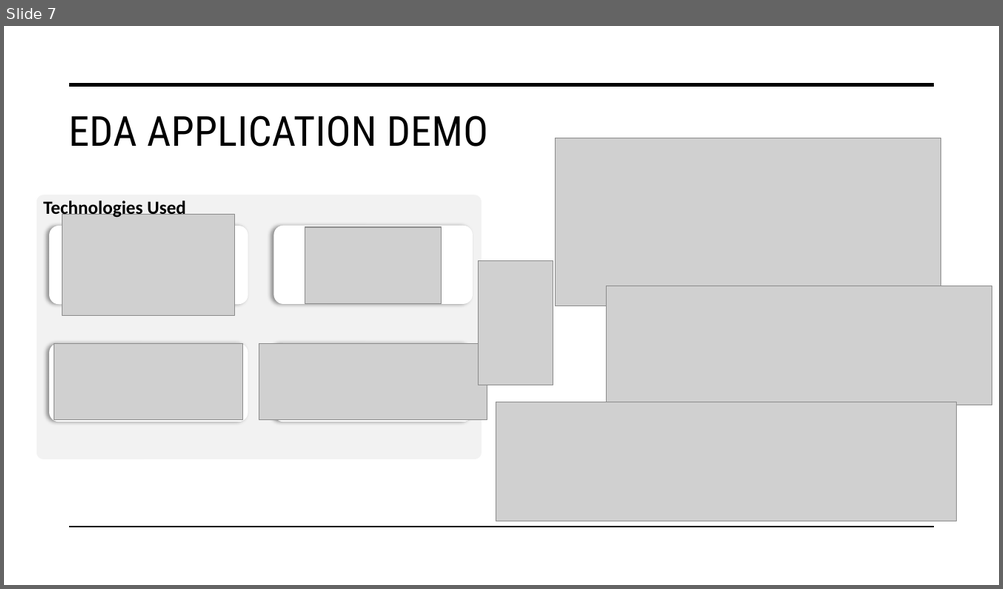
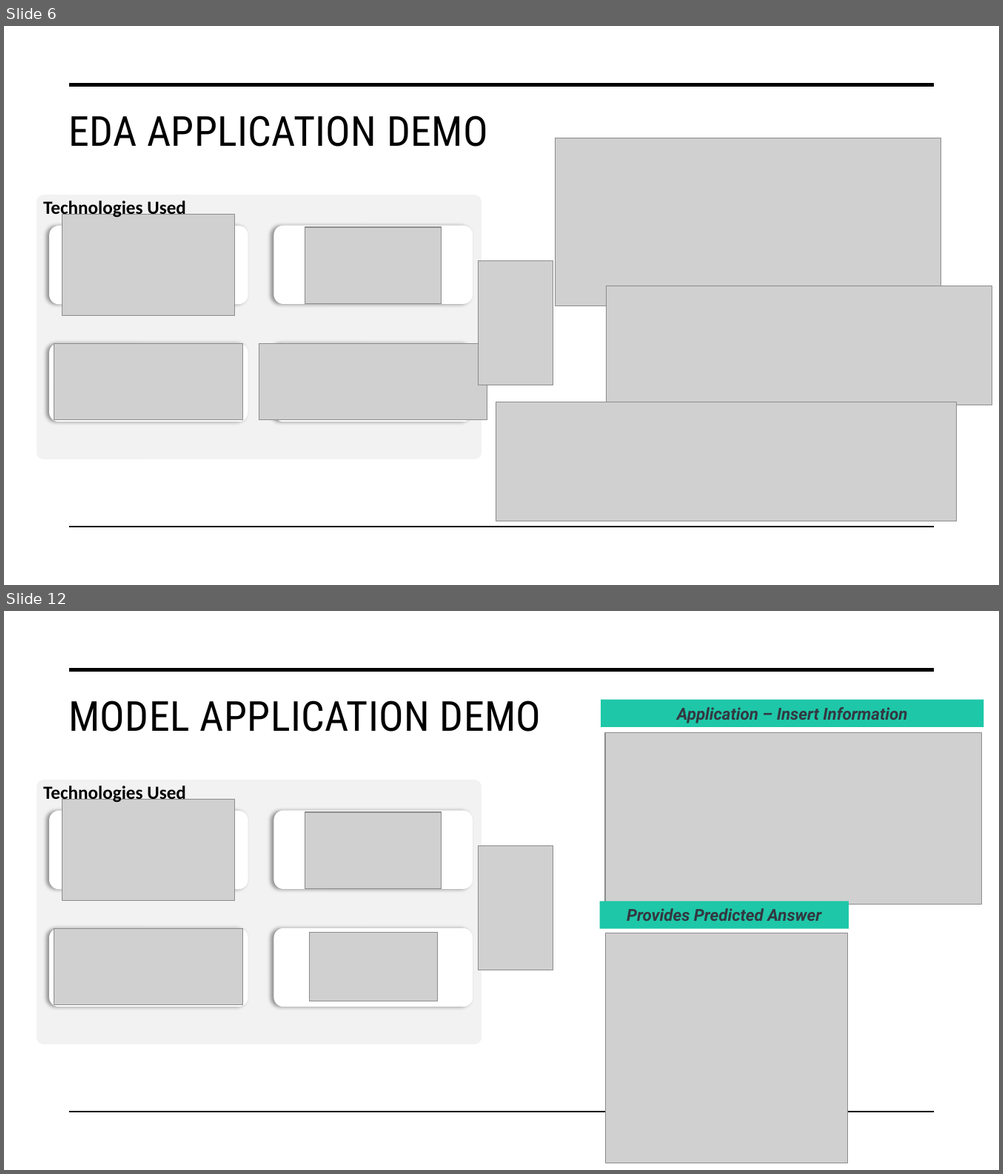
Before and after one commit to DATA-606-2023-FALL-TUESDAY/Whittington_Michael, a slide deck: docs/Final_Presentation - Predictive Analysis for Injury Diagnosis and Localization.pptx. Shown one above the other, each under a label of ours: slide 7 before the commit, slides 6 and 12 after it; the slides between them are not shown. The pictures are 1003x589 and 1003x1174 pixels, drawn with LibreOffice and Linux fonts; fonts in the diff are those of the drawing; grey boxes stand for pictures. Boxes give left, top, right and bottom in pixels: in the first picture for what was removed or moved away, otherwise in the second. Text is boxed around its words. In the diff, an @@ line names an element or a change of style, - is before the commit and + after.

```diff
--- a/docs/Final_Presentation - Predictive Analysis for Injury Diagnosis and Localization.pptx
+++ b/docs/Final_Presentation - Predictive Analysis for Injury Diagnosis and Localization.pptx
@@ slide 12 added at [4,611,999,1170], background #FFFFFF @@
@@ line added from (70, 670) to (933, 670), #000000 3.5 pt @@
@@ title added at [68,701,541,732], 40 pt, text #000000 @@
+MODEL APPLICATION DEMO
@@ rectangle added at [601,700,984,727], fill #1EC7A8, 16 pt, text #333740, bold, italic @@
+Application – Insert Information
@@ picture added at [606,732,982,905] @@
@@ rounded rectangle added at [36,780,482,1045], fill #F2F2F2, outline #FFFFFF 1 pt @@
@@ text added at [43,786,186,803], 18 pt, text #000000, bold @@
+Technologies Used
@@ picture added at [62,800,235,900] @@
@@ rounded rectangle added at [50,812,247,889], fill #FFFFFF, outline #FFFFFF 1 pt @@
@@ rounded rectangle added at [274,811,472,889], fill #FFFFFF, outline #FFFFFF 1 pt @@
@@ picture added at [305,812,441,889] @@
@@ picture added at [478,846,553,971] @@
@@ rectangle added at [600,901,848,929], fill #1EC7A8, 16 pt, text #333740, bold, italic @@
+Provides Predicted Answer
@@ rounded rectangle added at [50,929,247,1006], fill #FFFFFF, outline #FFFFFF 1 pt @@
@@ picture added at [54,929,243,1005] @@
@@ rounded rectangle added at [274,929,472,1006], fill #FFFFFF, outline #FFFFFF 1 pt @@
@@ picture added at [310,933,438,1001] @@
@@ picture added at [606,934,848,1164] @@
@@ line added from (70, 1113) to (933, 1113), #000000 1 pt @@
@@ what was slide 7 is now slide 6 @@
```
Also in this commit, not shown: 3 slides changed, 6 other slides added, 4 slides removed.
